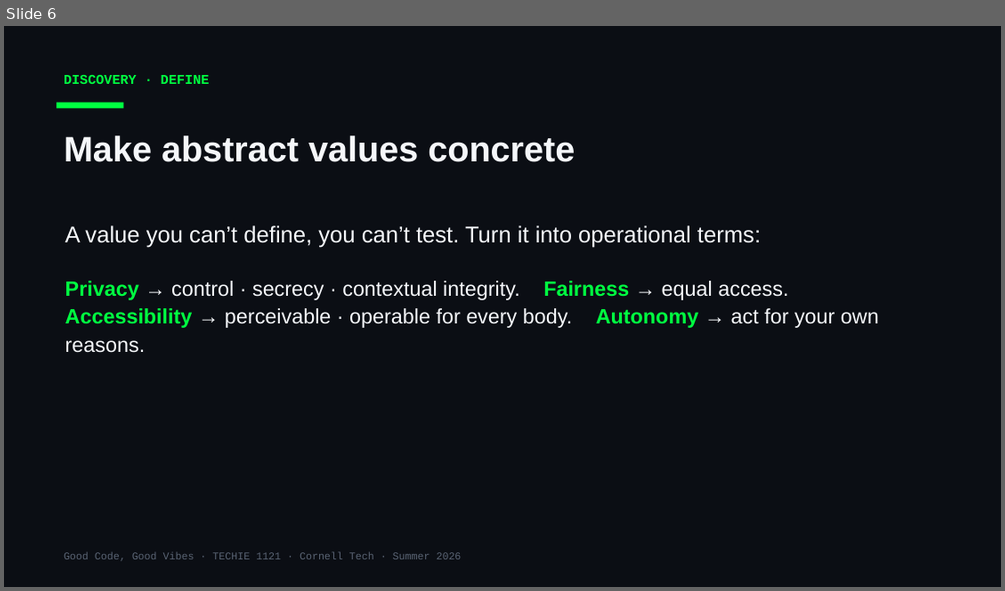
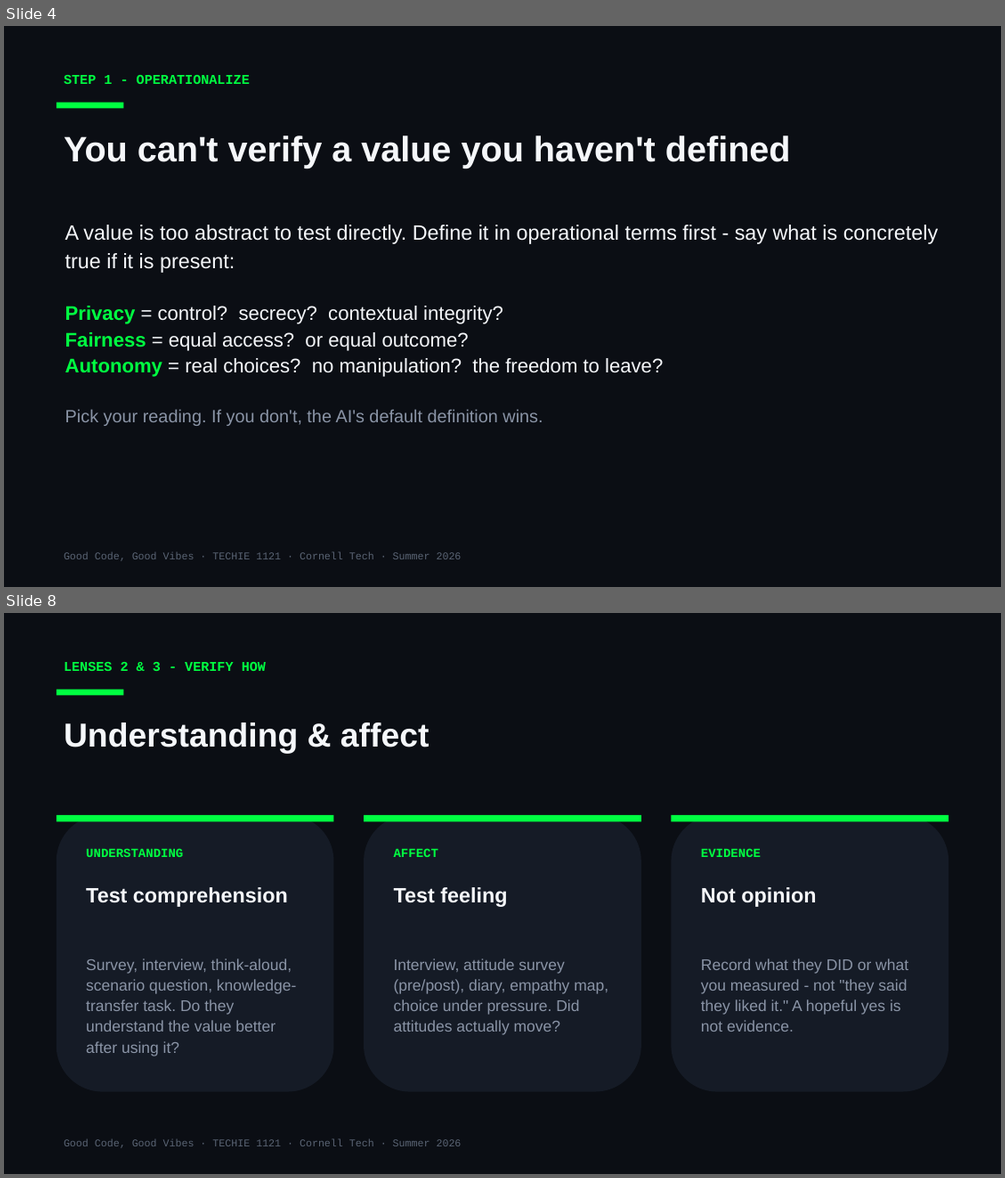
Before and after one commit to Cornell-Tech-Vibe-Coding-Summer-2026/website, a slide deck: slides/Week3-Tue-User-Testing-II.pptx. Shown one above the other, each under a label of ours: slide 6 before the commit, slides 4 and 8 after it; the slides between them are not shown. The pictures are 1005x591 and 1005x1178 pixels, drawn with LibreOffice and Linux fonts; fonts in the diff are those of the drawing. Boxes give left, top, right and bottom in pixels: in the first picture for what was removed or moved away, otherwise in the second. Text is boxed around its words. In the diff, an @@ line names an element or a change of style, - is before the commit and + after.

```diff
--- a/slides/Week3-Tue-User-Testing-II.pptx
+++ b/slides/Week3-Tue-User-Testing-II.pptx
@@ slide 8 added at (4, 613, 1001, 1174), background #0B0E14 @@
@@ text added at (64, 662, 266, 671), 13 pt, text #00FF41, bold @@
+LENSES 2 & 3 - VERIFY HOW
@@ rectangle added at (57, 690, 123, 695), fill #00FF41 @@
@@ text added at (64, 722, 429, 754), 32 pt, text #F5F7FA, bold @@
+Understanding & affect
@@ rounded rectangle added at (57, 815, 334, 1092), fill #151B26 @@
@@ rectangle added at (57, 815, 334, 821), fill #00FF41 @@
@@ rounded rectangle added at (364, 815, 641, 1092), fill #151B26 @@
@@ rectangle added at (364, 815, 641, 821), fill #00FF41 @@
@@ rounded rectangle added at (671, 815, 948, 1092), fill #151B26 @@
@@ rectangle added at (671, 815, 948, 821), fill #00FF41 @@
@@ text added at (86, 848, 183, 857), 12 pt, text #00FF41, bold @@
+UNDERSTANDING
@@ text added at (394, 848, 438, 857), 12 pt, text #00FF41, bold @@
+AFFECT
@@ text added at (701, 848, 760, 857), 12 pt, text #00FF41, bold @@
+EVIDENCE
@@ text added at (86, 887, 288, 907), 20 pt, text #F5F7FA, bold @@
+Test comprehension
@@ text added at (394, 887, 507, 907), 20 pt, text #F5F7FA, bold @@
+Test feeling
@@ text added at (701, 887, 816, 907), 20 pt, text #F5F7FA, bold @@
+Not opinion
@@ text added at (86, 958, 296, 1056), 15 pt, text #8A94A6 @@
+Survey, interview, think-aloud, scenario question, knowledge-transfer task. Do they understand the value better after using it?
@@ text added at (394, 958, 608, 1035), 15 pt, text #8A94A6 @@
+Interview, attitude survey (pre/post), diary, empathy map, choice under pressure. Did attitudes actually move?
@@ text added at (701, 958, 908, 1031), 15 pt, text #8A94A6 @@
+Record what they DID or what you measured - not "they said they liked it." A hopeful yes is not evidence.
@@ text added at (64, 1139, 461, 1148), 10 pt, text #5A6474 @@
+Good Code, Good Vibes · TECHIE 1121 · Cornell Tech · Summer 2026
@@ what was slide 6 is now slide 4 @@
@@ slide 4 changed as well @@
@@ text at (64, 75, 250, 84): text changed @@
-DISCOVERY · DEFINE
+STEP 1 - OPERATIONALIZE
@@ text at (64, 135, 791, 168): text changed @@
-Make abstract values concrete
+You can't verify a value you haven't defined
@@ text at (65, 224, 938, 426): text changed; size 20 to 19 pt @@
-A value you can’t define, you can’t test. Turn it into operational terms:
-Privacy → control · secrecy · contextual integrity. Fairness → equal access.
-Accessibility → perceivable · operable for every body. Autonomy → act for your own reasons.
+A value is too abstract to test directly. Define it in operational terms first - say what is concretely true if it is present:
+Privacy = control? secrecy? contextual integrity?
+Fairness = equal access? or equal outcome?
+Autonomy = real choices? no manipulation? the freedom to leave?
+Pick your reading. If you don't, the AI's default definition wins.
```
Also in this commit, not shown: 5 other slides changed, 7 other slides added, 10 slides removed, 4 other files.
